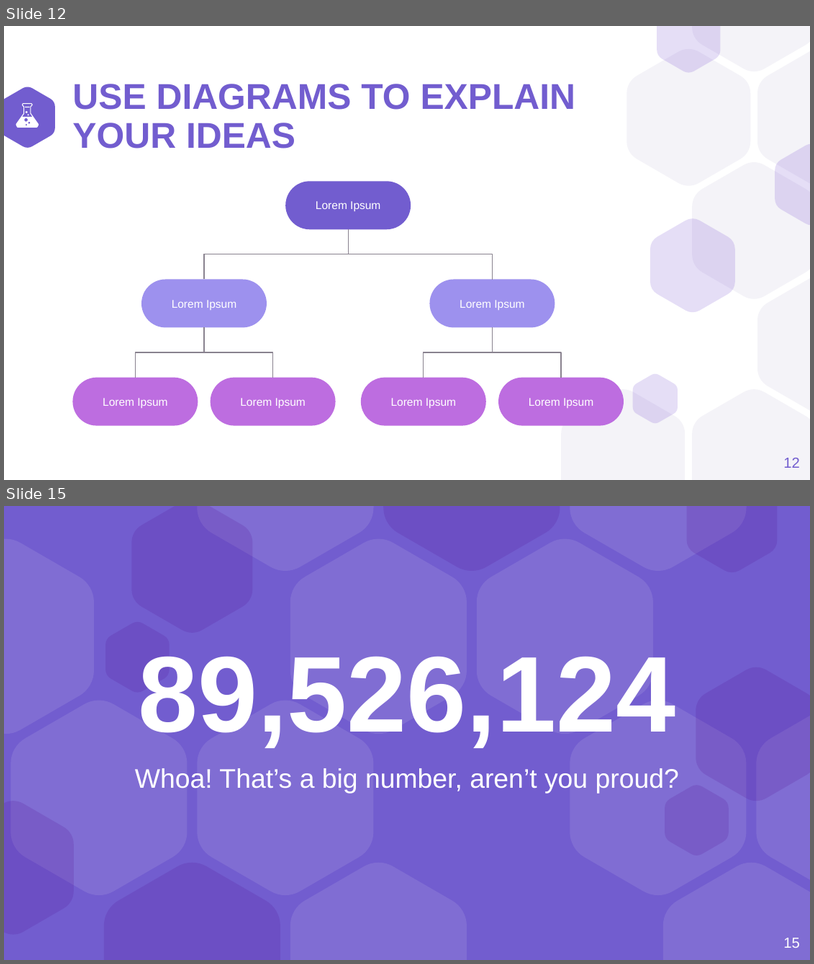
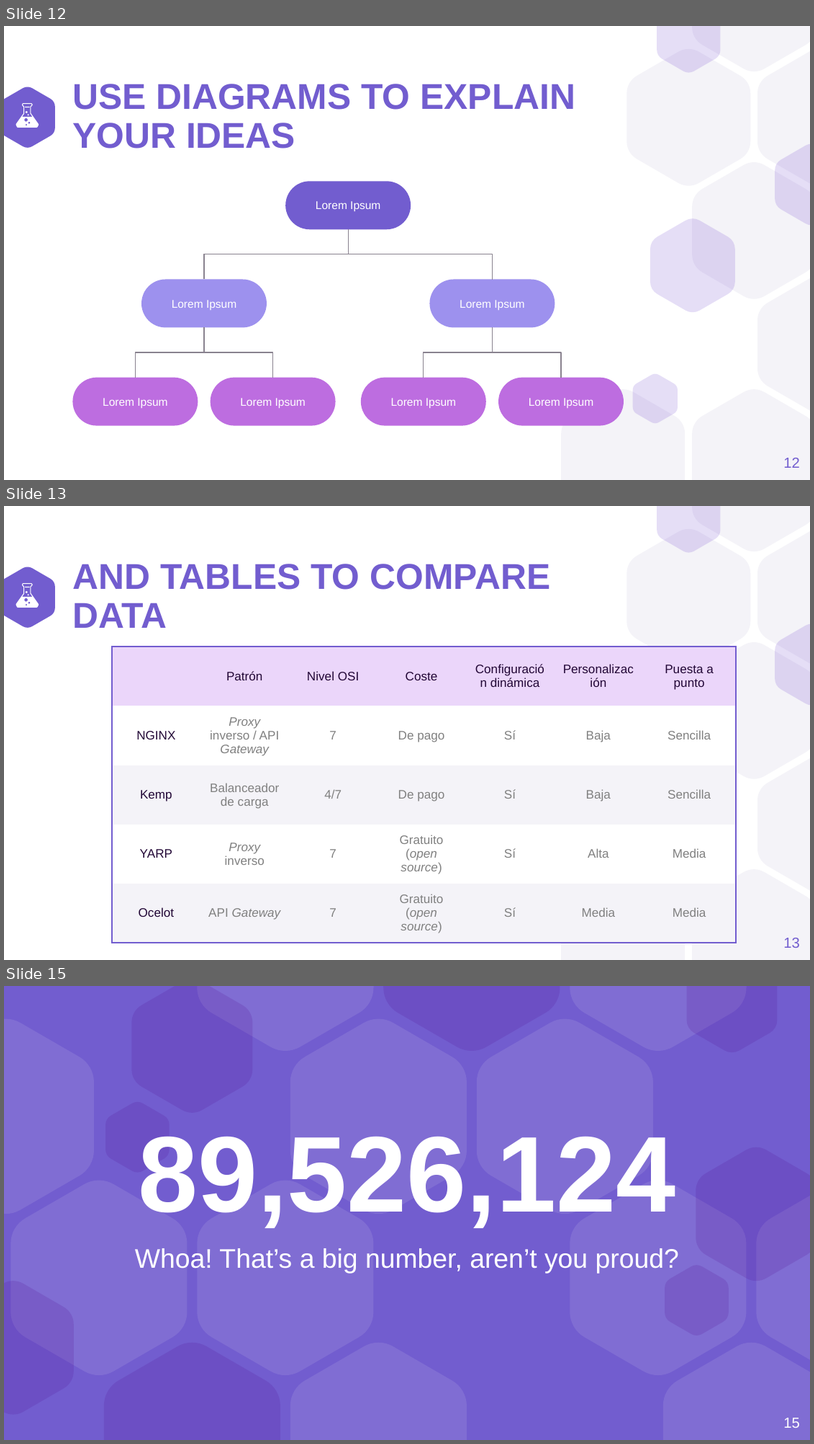
Before and after one commit to a1ex9788/TFG, a slide deck: TFG_AlejandroCarrion.pptx. Shown one above the other, each under a label of ours: slides 12 and 15 before the commit, slides 12, 13 and 15 after it; the slides between them are not shown. The pictures are 814x964 and 814x1444 pixels, drawn with LibreOffice and Linux fonts; fonts in the diff are those of the drawing. Boxes give left, top, right and bottom in pixels: in the first picture for what was removed or moved away, otherwise in the second. Text is boxed around its words. In the diff, an @@ line names an element or a change of style, - is before the commit and + after.

```diff
--- a/TFG_AlejandroCarrion.pptx
+++ b/TFG_AlejandroCarrion.pptx
@@ slide 13 added at (x1=4, y1=506, x2=810, y2=960), background #FFFFFF; not listed: 12 template elements that a slide beside it also shows @@
@@ title added at (x1=72, y1=564, x2=550, y2=628), 32 pt, text #725DCF, bold @@
+AND TABLES TO COMPARE DATA
@@ group added at (x1=16, y1=584, x2=39, y2=608): 4 freeform shapes @@
@@ table added at (x1=112, y1=646, x2=738, y2=942), 5 rows, 7 columns @@
+ | Patrón | Nivel OSI | Coste | Configuración dinámica | Personalización | Puesta a punto
+NGINX | Proxy inverso / API Gateway | 7 | De pago | Sí | Baja | Sencilla
+Kemp | Balanceador de carga | 4/7 | De pago | Sí | Baja | Sencilla
+YARP | Proxy inverso | 7 | Gratuito / (open source) | Sí | Alta | Media
+Ocelot | API Gateway | 7 | Gratuito / (open source) | Sí | Media | Media
@@ page number added at (x1=784, y1=937, x2=800, y2=947), 13 pt, text #725DCF @@
+13
```
Also in this commit, not shown: 1 slide removed, 3 other files.
